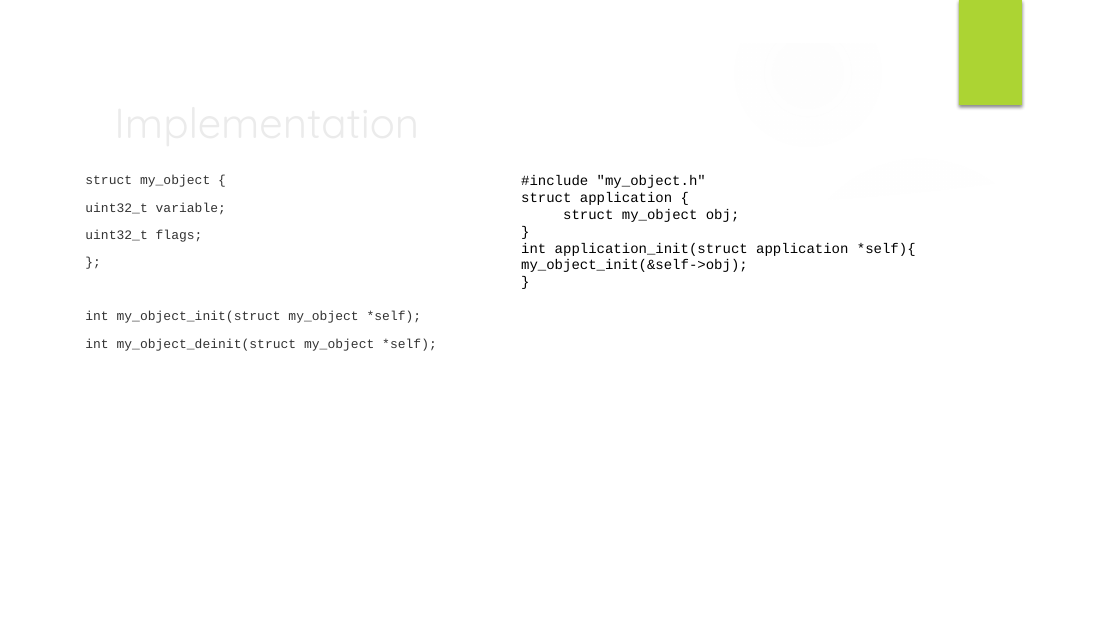
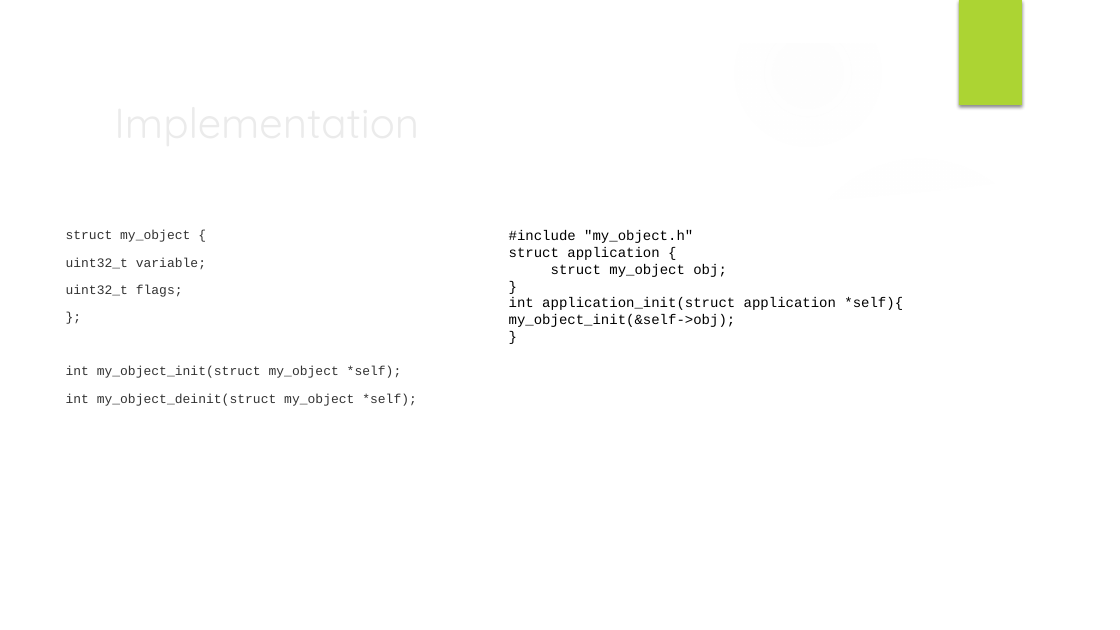
Before and after one commit to HybridChild/IDA_DesignPatterns, a slide deck: slide 5 of Embedded C Programming Design Patterns.pptx. Drawn at 1120x630 pixels with LibreOffice and Linux fonts; fonts in the diff are those of the drawing; background and template pictures are left out. Boxes give left, top, right and bottom in pixels: in the first picture for what was removed or moved away, otherwise in the second. Text is boxed around its words. In the diff, an @@ line names an element or a change of style, - is before the commit and + after.

```diff
--- a/Embedded C Programming Design Patterns.pptx
+++ b/Embedded C Programming Design Patterns.pptx
@@ text "struct my_object {": place and size @@
-text "struct my_object {" at (85,175,437,351)
+text "struct my_object {" at (66,230,417,406)
@@ text "#include "my_object.h"": place and size @@
-text "#include "my_object.h"" at (521,175,916,272)
+text "#include "my_object.h"" at (509,230,903,327)
```
Also in this commit, not shown: 3 other slides changed.
